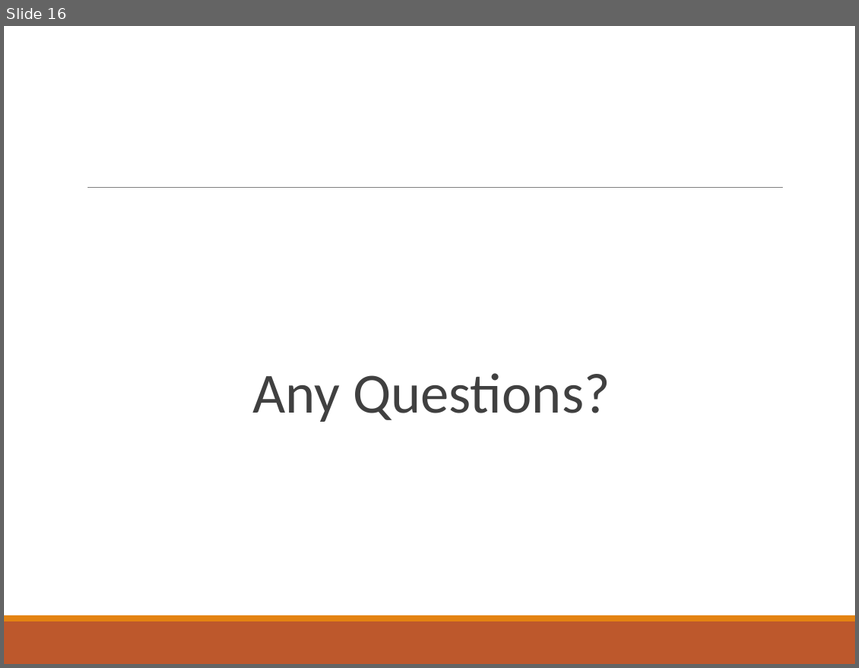
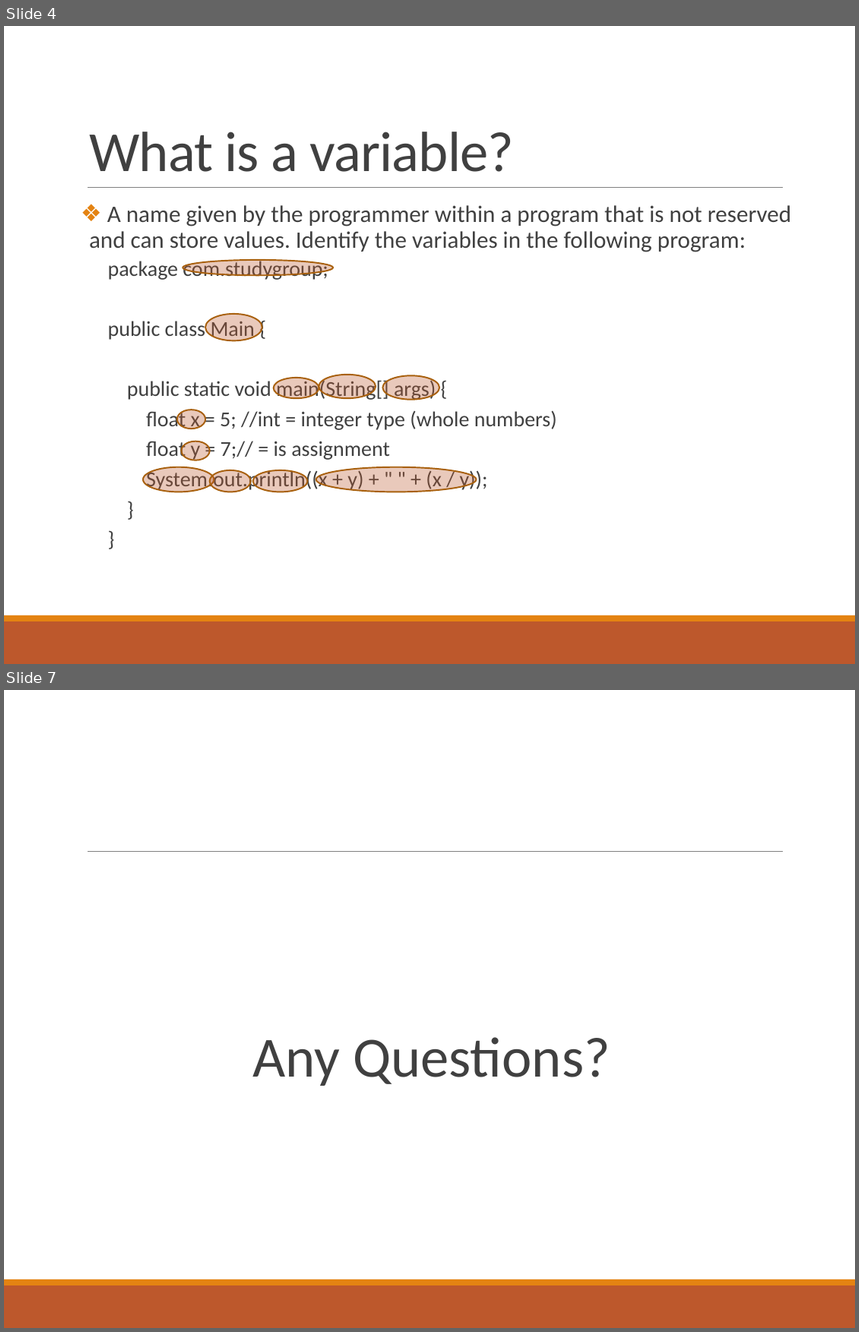
Before and after one commit to deeperj/dillinger, a slide deck: thesis/ukapp2/wqu_isc/sofware_design/Lesson 1 - Java.pptx. Shown one above the other, each under a label of ours: slide 16 before the commit, slides 4 and 7 after it; the slides between them are not shown. The pictures are 859x668 and 859x1332 pixels, drawn with LibreOffice and Linux fonts; fonts in the diff are those of the drawing. Boxes give left, top, right and bottom in pixels: in the first picture for what was removed or moved away, otherwise in the second. Text is boxed around its words. In the diff, an @@ line names an element or a change of style, - is before the commit and + after.

```diff
--- a/thesis/ukapp2/wqu_isc/sofware_design/Lesson 1 - Java.pptx
+++ b/thesis/ukapp2/wqu_isc/sofware_design/Lesson 1 - Java.pptx
@@ slide 4 added at (4, 26, 855, 664), background #FFFFFF; not listed: 3 template elements that a slide beside it also shows @@
@@ title added at (89, 132, 515, 172), 48 pt, text #404040 @@
+What is a variable?
@@ text added at (89, 205, 791, 492), 18 pt, text #404040 @@
+❖ A name given by the programmer within a program that is not reserved and can store values. Identify the variables in the following program:
+  package com.studygroup;
+  public class Main {
+  public static void main(String[] args) {
+  float x = 5; //int = integer type (whole numbers)
+  float y = 7;// = is assignment
+  System.out.println((x + y) + " " + (x / y));
+  }
+  }
@@ ellipse added at (183, 260, 333, 275), fill #BD582C at 32% opacity, outline #A9610D 1.25 pt @@
@@ ellipse added at (205, 314, 262, 341), fill #BD582C at 32% opacity, outline #A9610D 1.25 pt @@
@@ ellipse added at (274, 378, 319, 398), fill #BD582C at 32% opacity, outline #A9610D 1.25 pt @@
@@ ellipse added at (319, 375, 376, 399), fill #BD582C at 32% opacity, outline #A9610D 1.25 pt @@
@@ ellipse added at (382, 376, 439, 400), fill #BD582C at 32% opacity, outline #A9610D 1.25 pt @@
@@ ellipse added at (177, 410, 205, 429), fill #BD582C at 32% opacity, outline #A9610D 1.25 pt @@
@@ ellipse added at (181, 442, 209, 460), fill #BD582C at 32% opacity, outline #A9610D 1.25 pt @@
@@ ellipse added at (143, 468, 214, 493), fill #BD582C at 32% opacity, outline #A9610D 1.25 pt @@
@@ ellipse added at (210, 471, 251, 492), fill #BD582C at 32% opacity, outline #A9610D 1.25 pt @@
@@ ellipse added at (253, 471, 307, 492), fill #BD582C at 32% opacity, outline #A9610D 1.25 pt @@
@@ ellipse added at (316, 468, 477, 493), fill #BD582C at 32% opacity, outline #A9610D 1.25 pt @@
@@ what was slide 16 is now slide 7 @@
```
Also in this commit, not shown: 3 slides changed, 11 other slides added, 12 slides removed, 5 other files.
